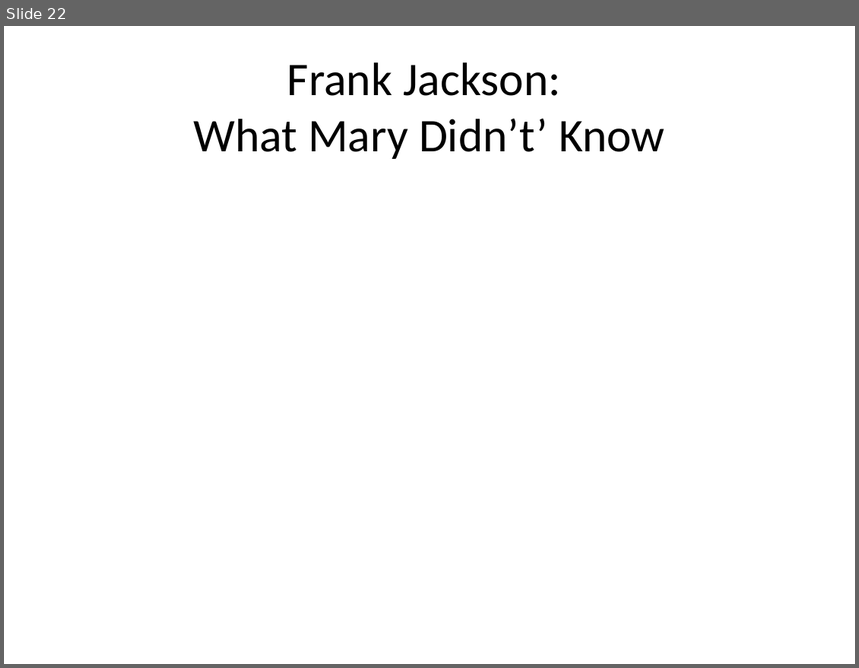
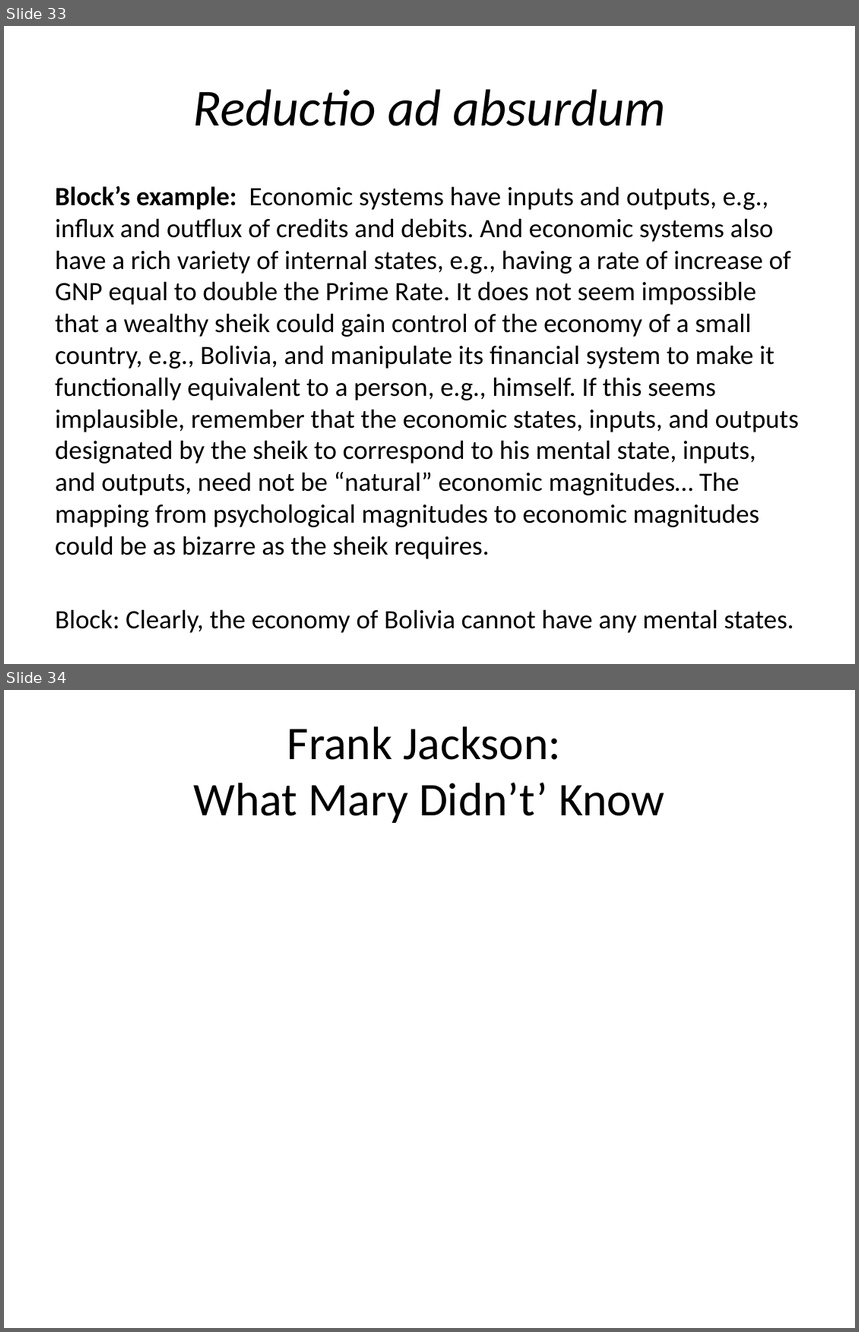
Before and after one commit to Ediblelnk/Kutztown-MSC, a slide deck: PHI241-philosophy-of-the-mind/lecture-slides/Maslin Chapter 5 Functionalism.pptx. Shown one above the other, each under a label of ours: slide 22 before the commit, slides 33 and 34 after it. The pictures are 859x668 and 859x1332 pixels, drawn with LibreOffice and Linux fonts; fonts in the diff are those of the drawing. Boxes give left, top, right and bottom in pixels: in the first picture for what was removed or moved away, otherwise in the second. Text is boxed around its words. In the diff, an @@ line names an element or a change of style, - is before the commit and + after.

```diff
--- a/PHI241-philosophy-of-the-mind/lecture-slides/Maslin Chapter 5 Functionalism.pptx
+++ b/PHI241-philosophy-of-the-mind/lecture-slides/Maslin Chapter 5 Functionalism.pptx
@@ slide 33 added at (x1=4, y1=26, x2=855, y2=664), background #FFFFFF @@
@@ title added at (x1=193, y1=89, x2=666, y2=126), 44 pt, text #000000, italic @@
+Reductio ad absurdum
@@ text added at (x1=55, y1=186, x2=799, y2=560), 22.4 pt, text #000000 @@
+Block’s example: Economic systems have inputs and outputs, e.g., influx and outflux of credits and debits. And economic systems also have a rich variety of internal states, e.g., having a rate of increase of GNP equal to double the Prime Rate. It does not seem impossible that a wealthy sheik could gain control of the economy of a small country, e.g., Bolivia, and manipulate its financial system to make it functionally equivalent to a person, e.g., himself. If this seems implausible, remember that the economic states, inputs, and outputs designated by the sheik to correspond to his mental state, inputs, and outputs, need not be “natural” economic magnitudes… The mapping from psychological magnitudes to economic magnitudes could be as bizarre as the sheik requires.
+Block: Clearly, the economy of Bolivia cannot have any mental states.
@@ what was slide 22 is now slide 34 @@
```
Also in this commit, not shown: 4 slides changed, 11 other slides added, 1 other file.
